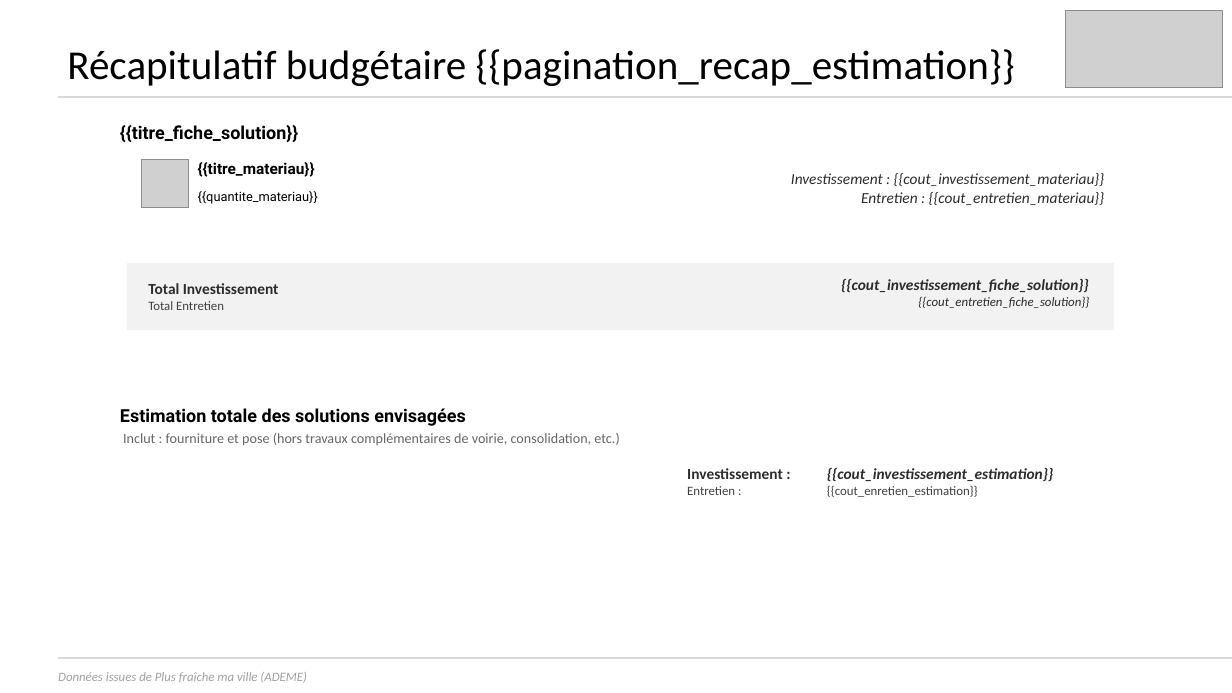
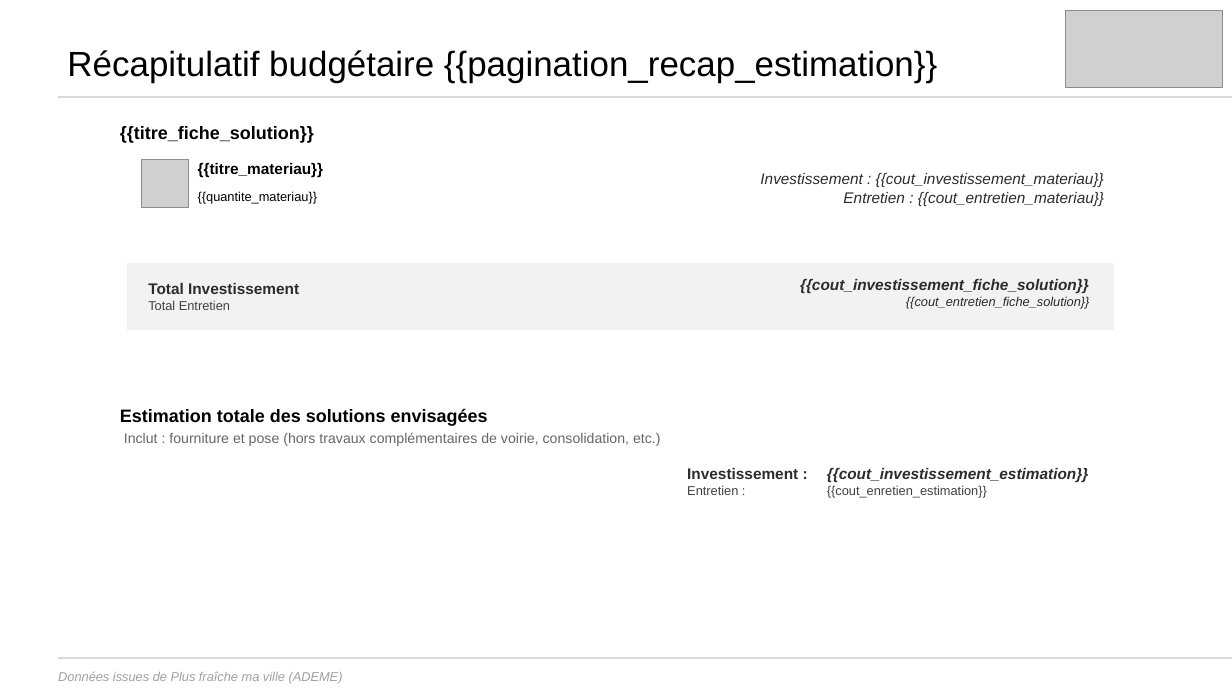
Before and after one commit to incubateur-ademe/plusfraichemaville-site, a slide deck: slide 6 of public/templates/template_synthese_projet.pptx. Drawn at 1232x693 pixels with LibreOffice and Linux fonts; fonts in the diff are those of the drawing; grey boxes stand for pictures. Boxes give left, top, right and bottom in pixels: in the first picture for what was removed or moved away, otherwise in the second. Text is boxed around its words. In the diff, an @@ line names an element or a change of style, - is before the commit and + after.

```diff
--- a/public/templates/template_synthese_projet.pptx
+++ b/public/templates/template_synthese_projet.pptx
@@ text "Récapitulatif budgétaire {{pagination_recap_estimation}}" at [67, 50, 937, 82]: size 32 to 27.2 pt, font Calibri to Arial; line spacing 0.9 to 0.8 @@
@@ font Calibri to Arial in 6 elements at [687, 468, 798, 495], [800, 279, 1090, 309], [148, 283, 299, 310], [827, 468, 1088, 498], [58, 672, 343, 683], [760, 173, 1104, 206] @@
@@ font Roboto to Arial in 3 elements at [198, 163, 324, 178], [120, 126, 314, 143], [198, 191, 317, 204] @@
@@ text "Estimation totale des solutions envisagées" at [120, 408, 660, 446]: font Roboto to Arial in "Estimation totale des solutions envisagées"; font Calibri to Arial in "Inclut : fourniture et pose (hors travaux ..." @@
```
Also in this commit, not shown: 7 other slides changed.
